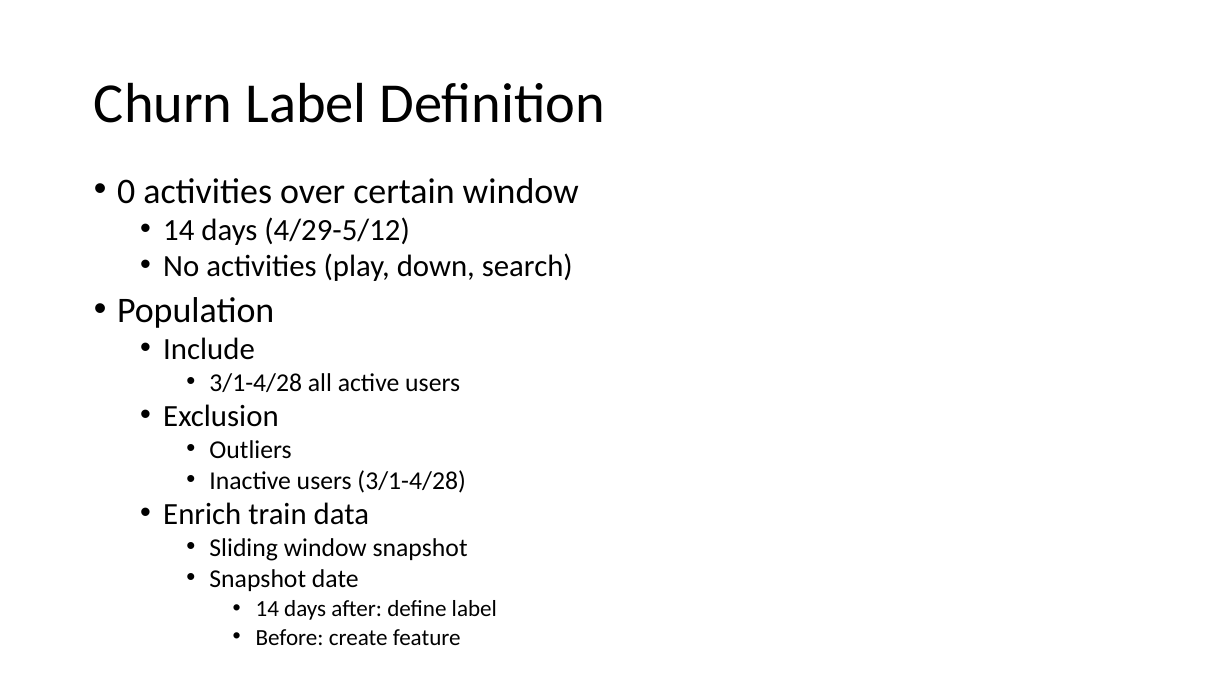
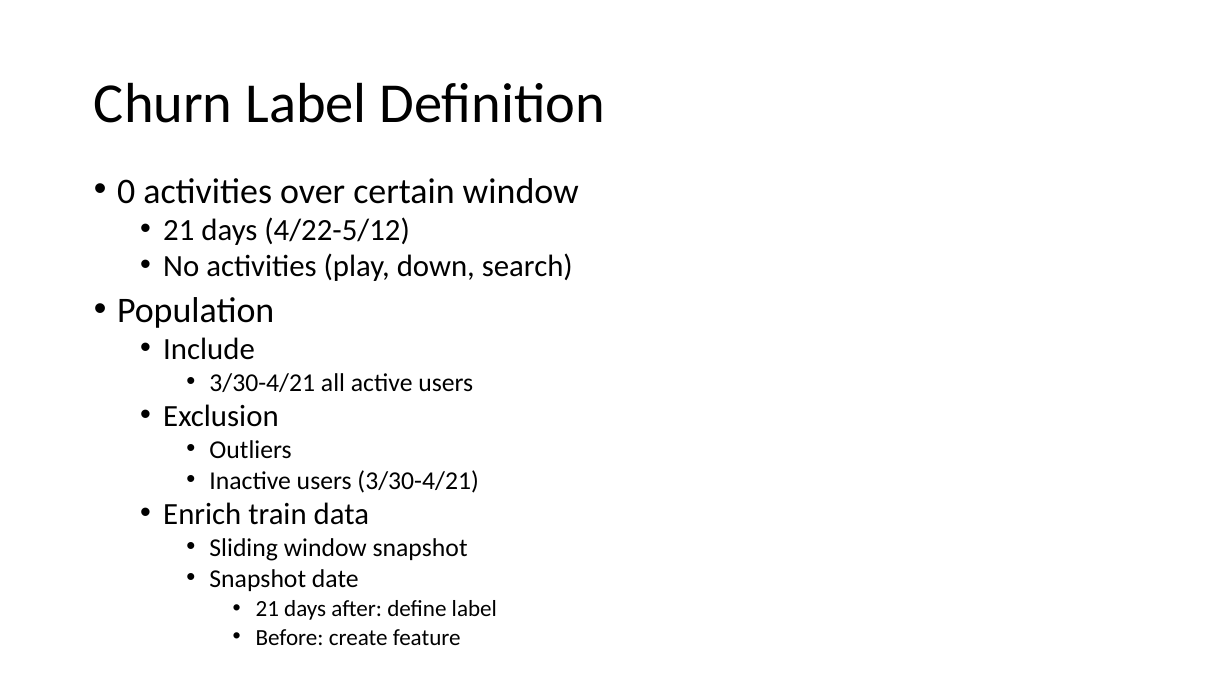
Before and after one commit to johnnyds/music_box, a slide deck: slide 2 of project_plan.pptx. Drawn at 1232x693 pixels with LibreOffice and Linux fonts; fonts in the diff are those of the drawing. Boxes give left, top, right and bottom in pixels: in the first picture for what was removed or moved away, otherwise in the second. Text is boxed around its words. In the diff, an @@ line names an element or a change of style, - is before the commit and + after.

```diff
--- a/project_plan.pptx
+++ b/project_plan.pptx
@@ text at (163, 217, 409, 245): text changed @@
-  • 14 days (4/29-5/12)
+  • 21 days (4/22-5/12)
@@ text at (209, 373, 473, 392): text changed @@
-    • 3/1-4/28 all active users
+    • 3/30-4/21 all active users
@@ text at (209, 470, 478, 493): text changed @@
-    • Inactive users (3/1-4/28)
+    • Inactive users (3/30-4/21)
@@ text at (256, 600, 497, 620): text changed @@
-      • 14 days after: define label
+      • 21 days after: define label
```
Also in this commit, not shown: 1 other slide changed, 1 slide added, 1 other file.
